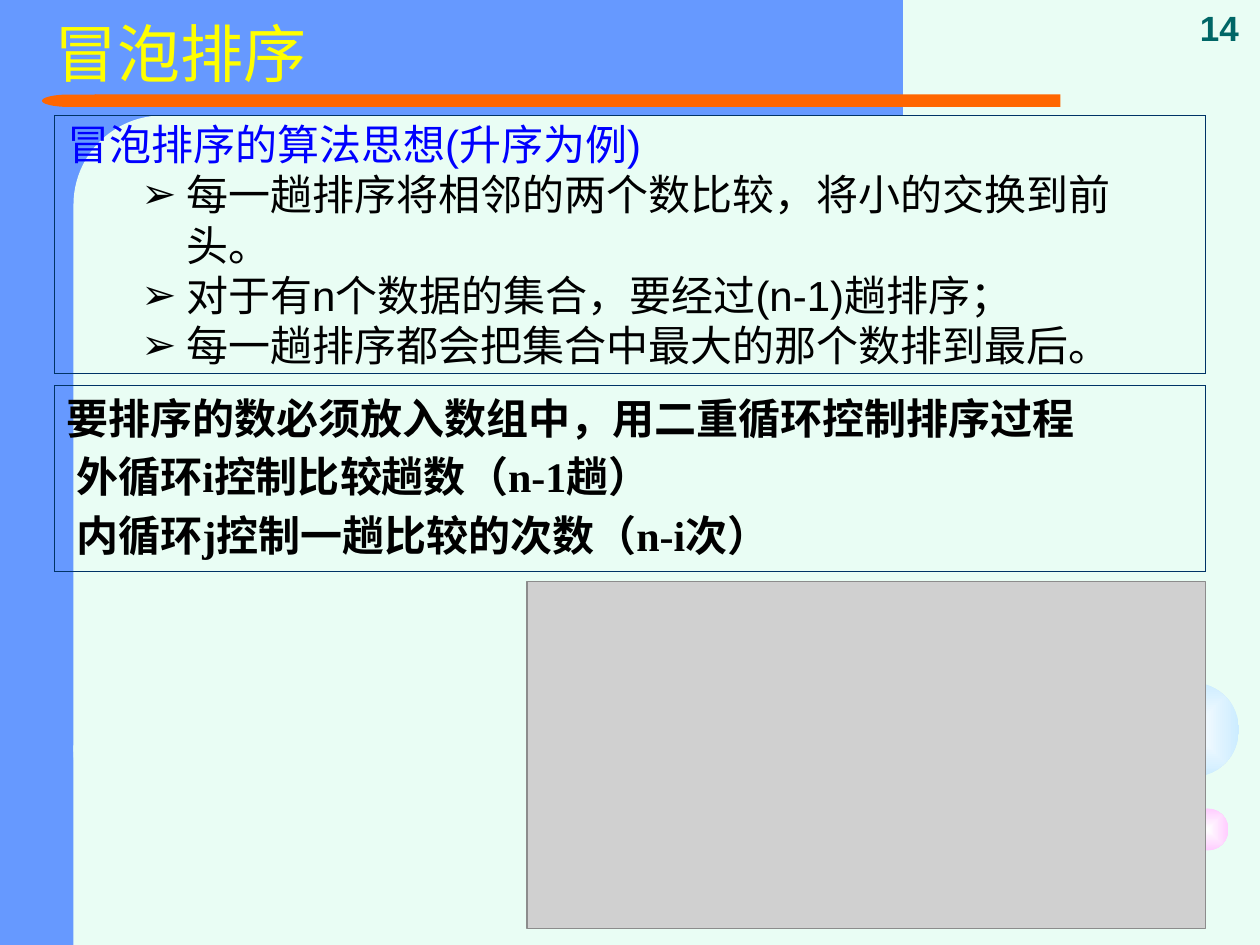
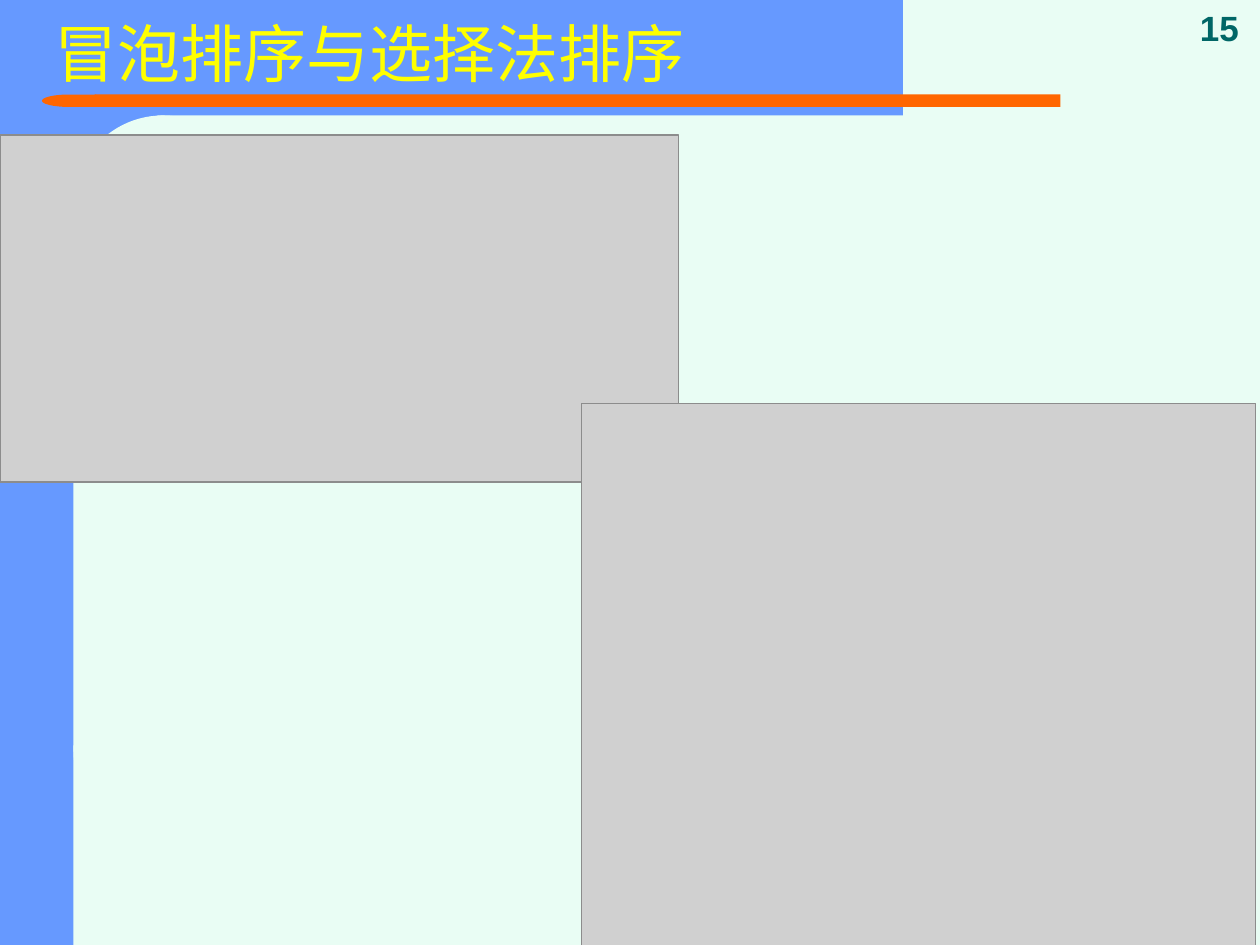
Before and after one commit to jtrfid/C-Repositories, a slide deck: slide 15 of 2016/C语言/课件/复习.pptx (slide 14 before the commit). Drawn at 1260x945 pixels with LibreOffice and Linux fonts; fonts in the diff are those of the drawing; grey boxes stand for pictures. Boxes give left, top, right and bottom in pixels: in the first picture for what was removed or moved away, otherwise in the second. Text is boxed around its words. In the diff, an @@ line names an element or a change of style, - is before the commit and + after.

```diff
--- a/2016/C语言/课件/复习.pptx
+++ b/2016/C语言/课件/复习.pptx
@@ title at box(55, 24, 685, 83): text changed @@
-冒泡排序
+冒泡排序与选择法排序
@@ page number at box(1200, 17, 1239, 42): text changed @@
-14
+15
@@ text removed at box(54, 116, 1206, 374) @@
-冒泡排序的算法思想(升序为例)
-  ➢ 每一趟排序将相邻的两个数比较，将小的交换到前头。
-  ➢ 对于有n个数据的集合，要经过(n-1)趟排序；
-  ➢ 每一趟排序都会把集合中最大的那个数排到最后。
@@ picture: place and size @@
-picture at box(527, 582, 1206, 929)
+picture at box(0, 135, 679, 481)
@@ rectangle removed at box(54, 386, 1206, 572) @@
-要排序的数必须放入数组中，用二重循环控制排序过程
-外循环i控制比较趟数（n-1趟）
-内循环j控制一趟比较的次数（n-i次）
@@ picture added at box(581, 403, 1255, 945) @@
@@ ellipse removed at box(1144, 683, 1239, 777) @@
@@ ellipse removed at box(1187, 809, 1228, 850) @@
```
Also in this commit, not shown: 9 other slides changed, 14 slides added, 5 slides removed, 8 other files.
